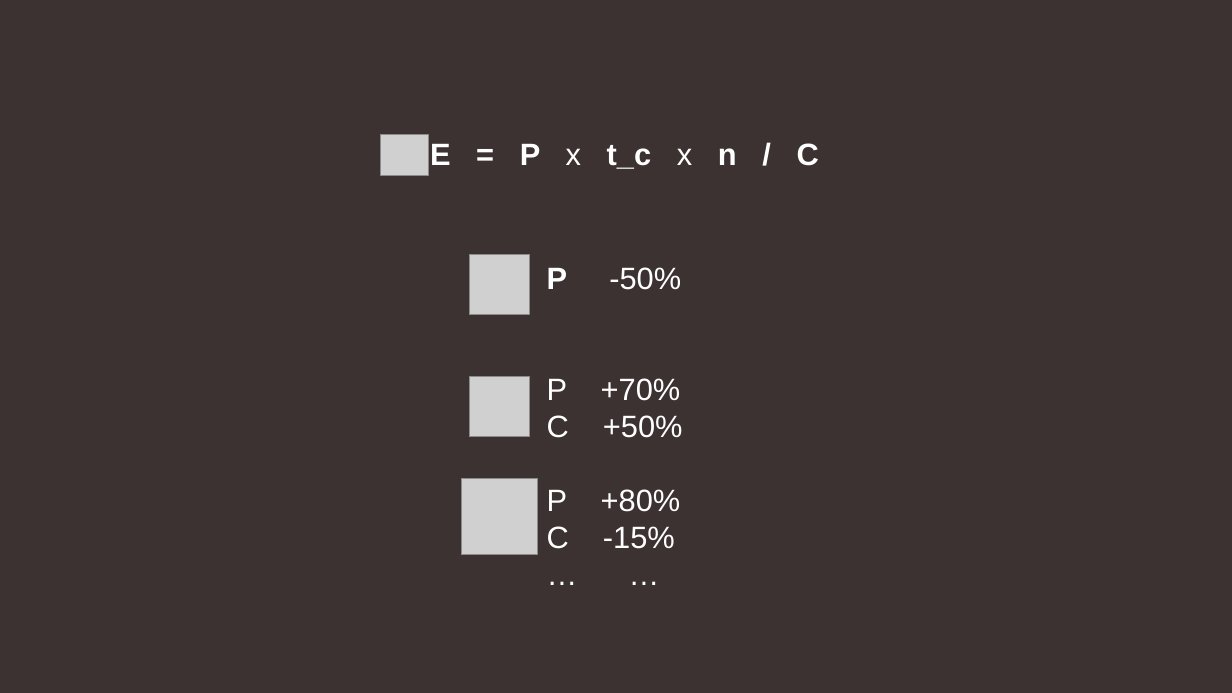
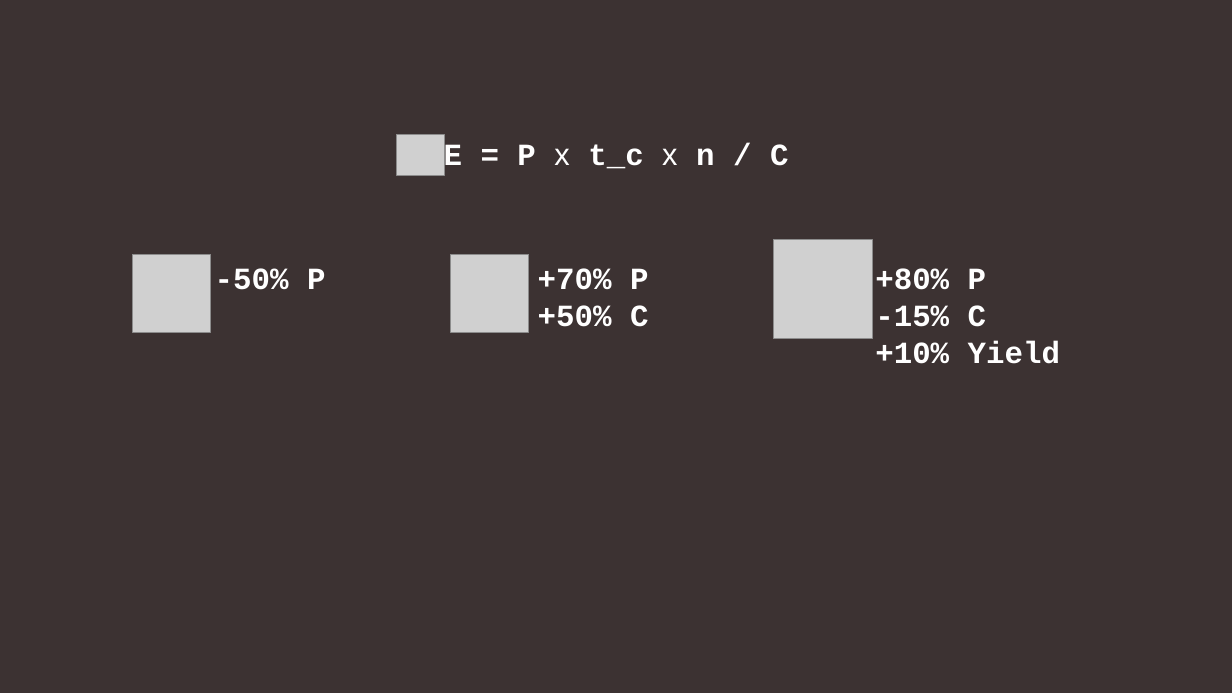
Before and after one commit to AlternativeFFFF/Alt-F4, a slide deck: slide 10 of submissions/burning-questions/burning-questions-visuals.pptx. Drawn at 1232x693 pixels with LibreOffice and Linux fonts; fonts in the diff are those of the drawing; grey boxes stand for pictures. Boxes give left, top, right and bottom in pixels: in the first picture for what was removed or moved away, otherwise in the second. Text is boxed around its words. In the diff, an @@ line names an element or a change of style, - is before the commit and + after.

Commit message:
Tidying, better modules overview visual

```diff
--- a/submissions/burning-questions/burning-questions-visuals.pptx
+++ b/submissions/burning-questions/burning-questions-visuals.pptx
@@ text "E = P x t_c ...": place and size @@
-text "E = P x t_c ..." at <box>430,143,819,169</box>
+text "E = P x t_c ..." at <box>444,142,788,173</box>
@@ text "E = P x t_c ..." at <box>444,142,788,173</box>: font Arial to Courier New in "E = P t_c n / C" @@
@@ picture: place and size @@
-picture at <box>381,135,429,176</box>
+picture at <box>396,135,445,176</box>
@@ picture: place and size @@
-picture at <box>461,479,538,555</box>
+picture at <box>774,239,872,338</box>
@@ picture: place and size @@
-picture at <box>470,254,530,314</box>
+picture at <box>132,254,210,332</box>
@@ text added at <box>215,268,325,290</box>, 24 pt, text #FFFFFF, bold @@
+-50% P
@@ picture: place and size @@
-picture at <box>470,377,530,437</box>
+picture at <box>451,254,529,332</box>
@@ text added at <box>538,268,648,327</box>, 24 pt, text #FFFFFF, bold @@
++70% P
++50% C
@@ text removed at <box>547,267,683,549</box> @@
-P -50%
-P +70%
-C +50%
-P +80%
-C -15%
-… …
@@ text added at <box>875,268,1060,364</box>, 24 pt, text #FFFFFF, bold @@
++80% P
+-15% C
++10% Yield
```
